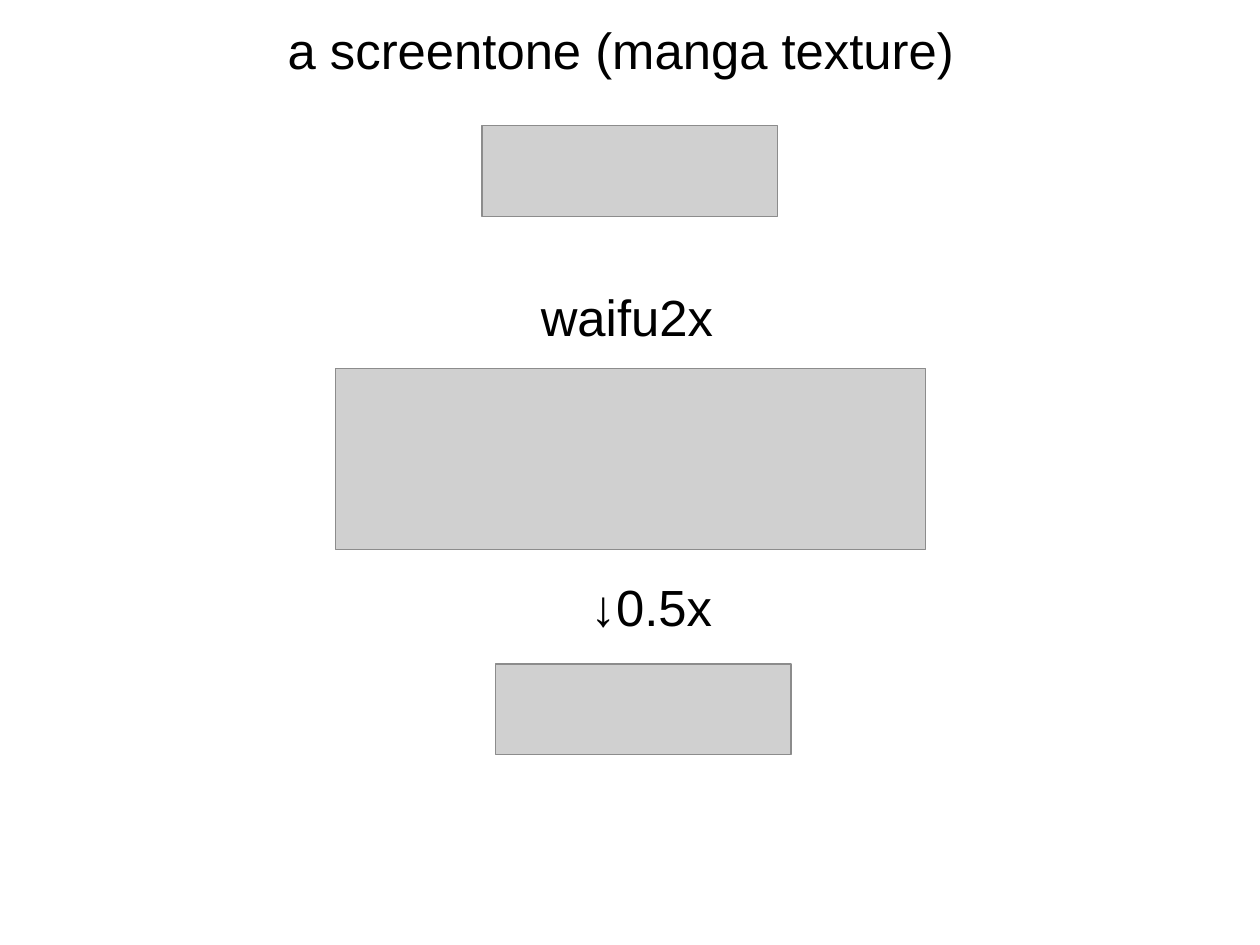
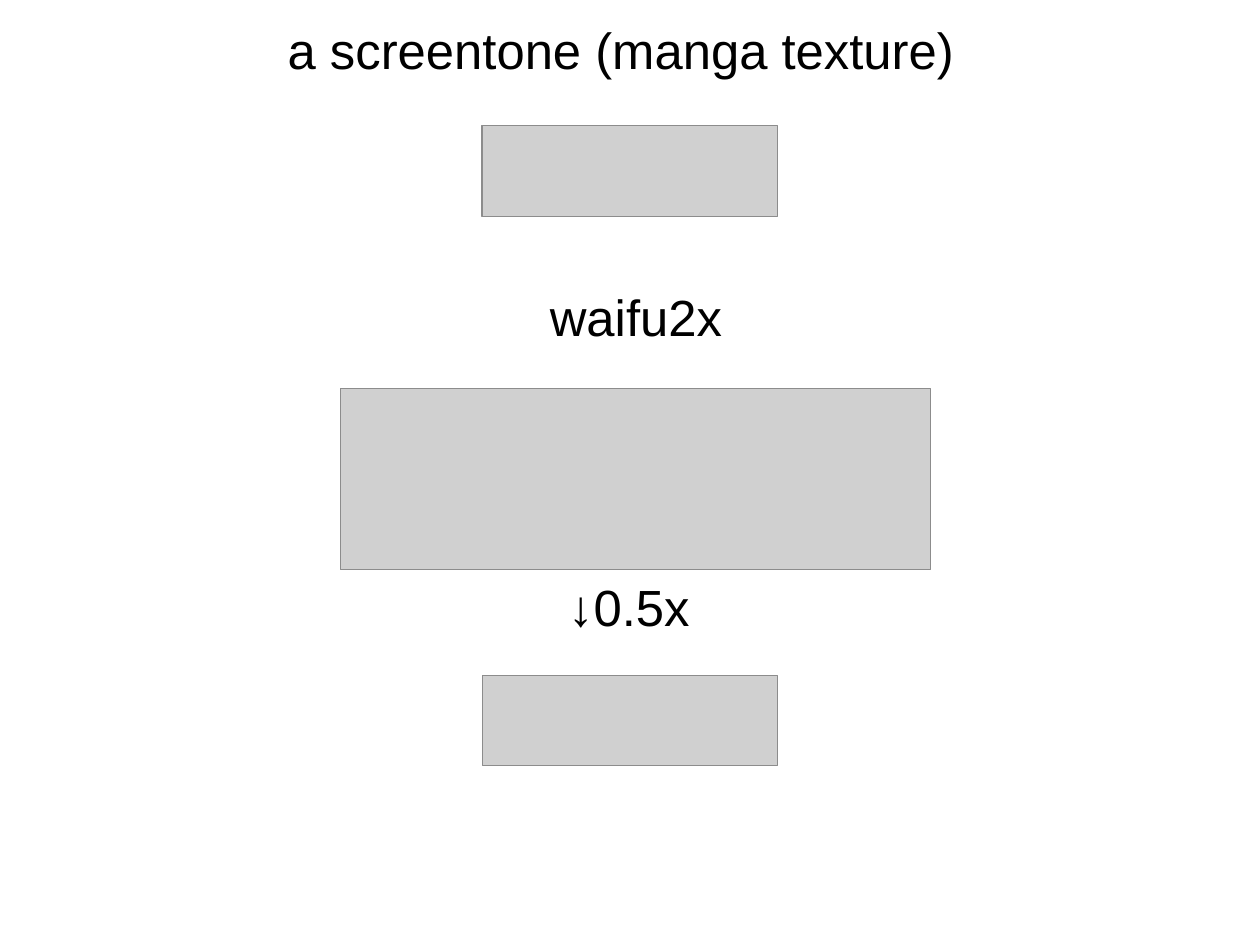
Before and after one commit to nagadomi/waifu2x, a slide deck: slide 4 of images/slide.odp. Drawn at 1260x945 pixels with LibreOffice and Linux fonts; fonts in the diff are those of the drawing; grey boxes stand for pictures. Boxes give left, top, right and bottom in pixels: in the first picture for what was removed or moved away, otherwise in the second. Text is boxed around its words. In the diff, an @@ line names an element or a change of style, - is before the commit and + after.

```diff
--- a/images/slide.odp
+++ b/images/slide.odp
@@ text "waifu2x" moved from (x1=541, y1=299, x2=713, y2=337) to (x1=550, y1=299, x2=722, y2=337) @@
@@ picture moved from (x1=335, y1=368, x2=926, y2=549) to (x1=341, y1=389, x2=932, y2=569) @@
@@ text "↓0.5x" moved from (x1=591, y1=590, x2=712, y2=628) to (x1=568, y1=590, x2=689, y2=628) @@
@@ picture moved from (x1=496, y1=664, x2=791, y2=755) to (x1=483, y1=676, x2=777, y2=766) @@
```
Also in this commit, not shown: 3 other slides changed, 20 other files.
